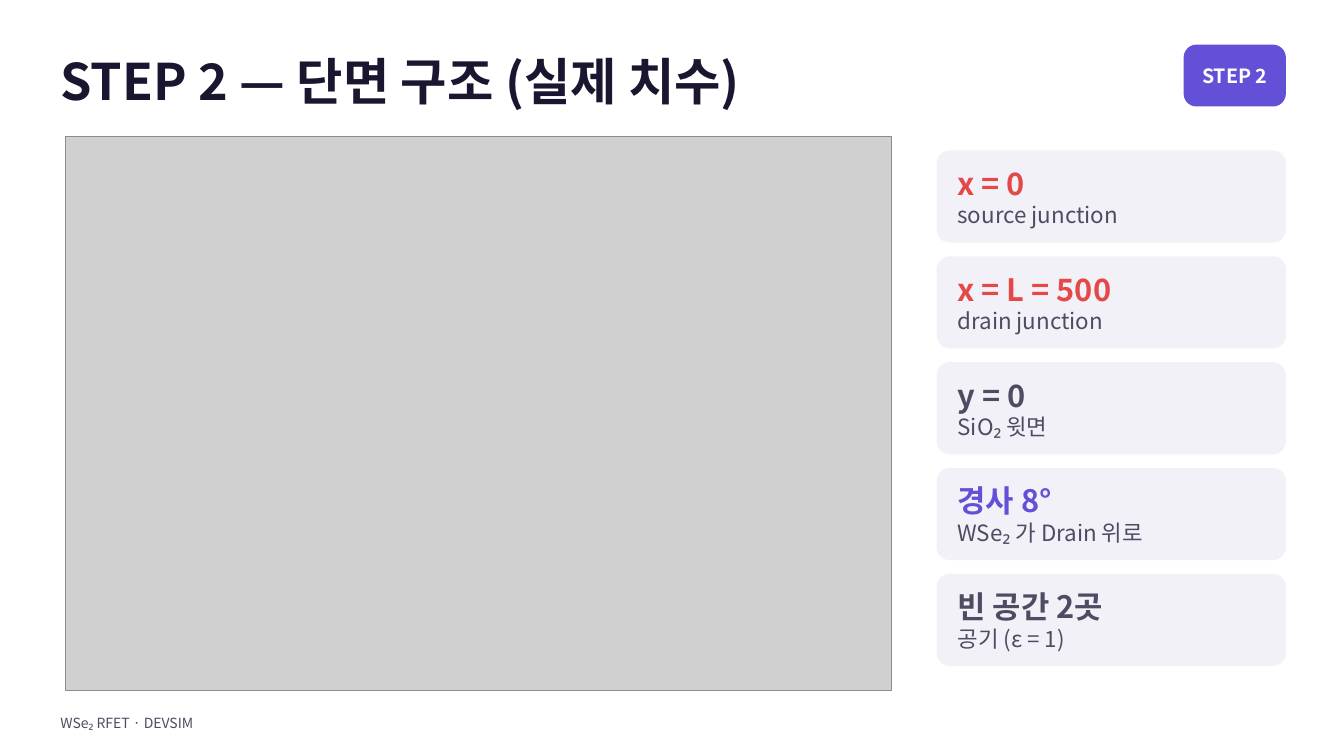
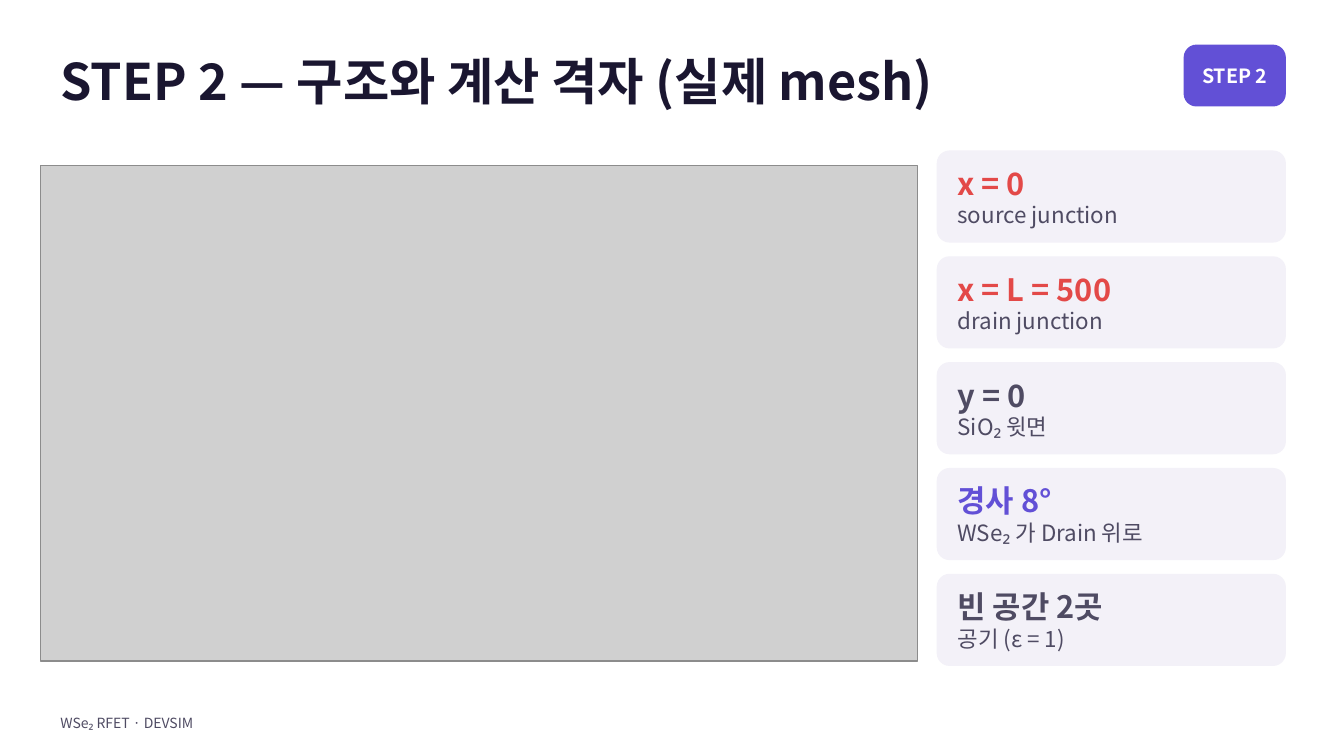
Before and after one commit to jiseonyang-9070/rfet, a slide deck: slide 5 of slides/WSe2_RFET_electrostatics.pptx. Drawn at 1344x756 pixels with LibreOffice and Linux fonts; fonts in the diff are those of the drawing; grey boxes stand for pictures. Boxes give left, top, right and bottom in pixels: in the first picture for what was removed or moved away, otherwise in the second. Text is boxed around its words. In the diff, an @@ line names an element or a change of style, - is before the commit and + after.

```diff
--- a/slides/WSe2_RFET_electrostatics.pptx
+++ b/slides/WSe2_RFET_electrostatics.pptx
@@ title at (60,57,933,110): text changed @@
-STEP 2 — 단면 구조 (실제 치수)
+STEP 2 — 구조와 계산 격자 (실제 mesh)
@@ picture: place and size @@
-picture at (66,136,892,691)
+picture at (40,165,918,661)
```
Also in this commit, not shown: 1 other slide changed, 5 other files.
